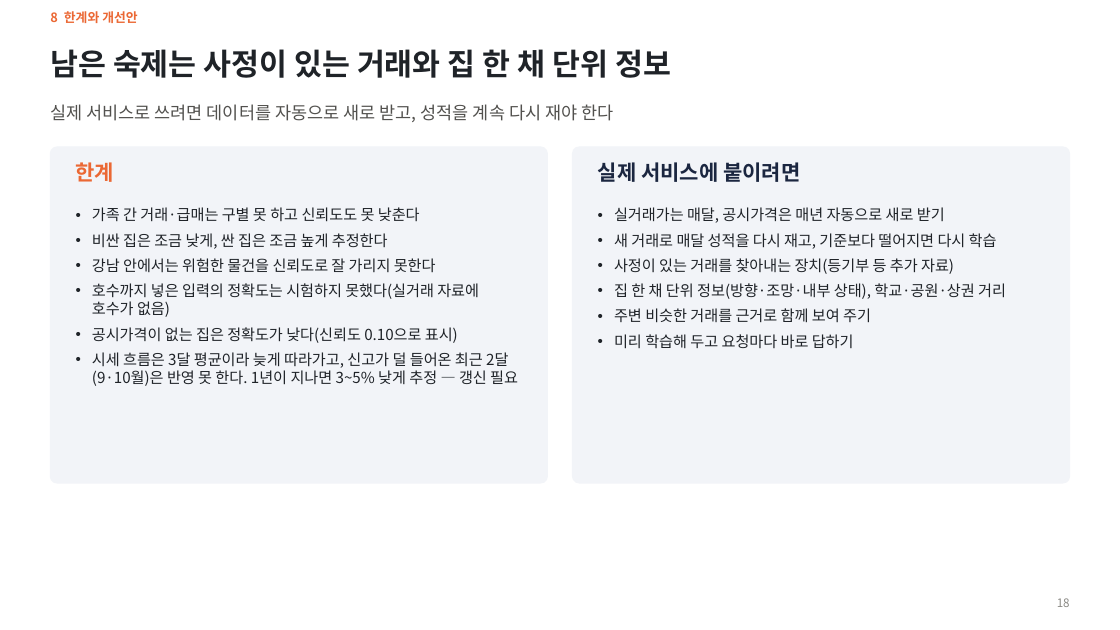
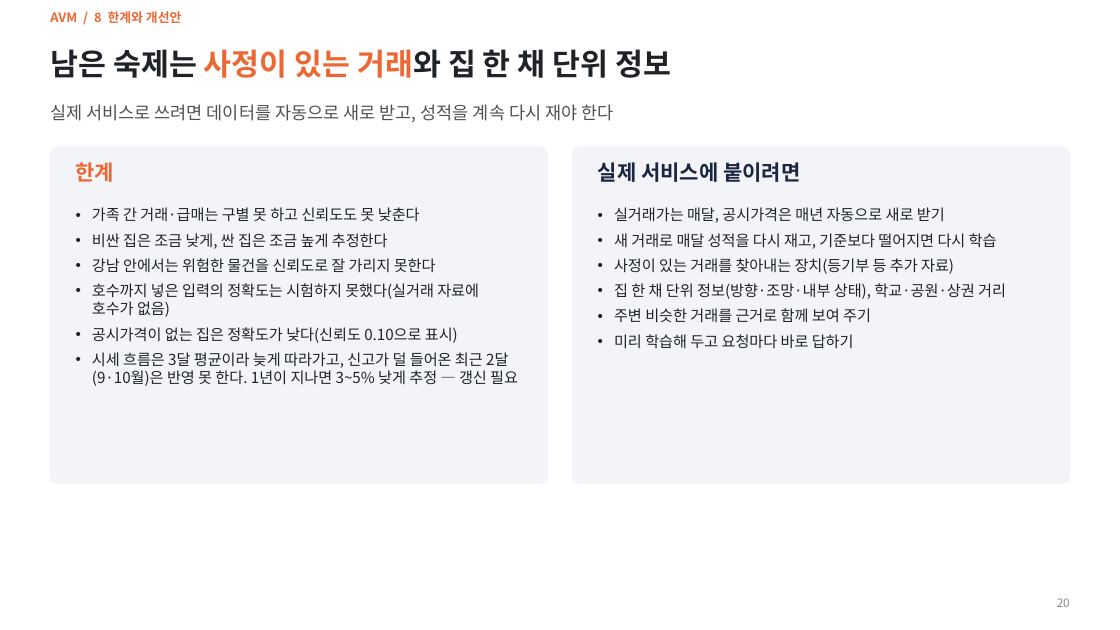
Before and after one commit to KimInSeok-DA/DA_Seoul_Villa_AVM, a slide deck: slide 20 of presentation/AVM_발표.pptx (slide 18 before the commit). Drawn at 1120x630 pixels with LibreOffice and Linux fonts; fonts in the diff are those of the drawing. Boxes give left, top, right and bottom in pixels: in the first picture for what was removed or moved away, otherwise in the second. Text is boxed around its words. In the diff, an @@ line names an element or a change of style, - is before the commit and + after.

```diff
--- a/presentation/AVM_발표.pptx
+++ b/presentation/AVM_발표.pptx
@@ title "남은 숙제는 사정이 있는 거래와 ..." at [50, 49, 671, 78]: text colour #1F2328 to #EB6834 in "사정이 있는 거래와" @@
@@ text at [50, 11, 182, 23]: text changed @@
-8 한계와 개선안
+AVM / 8 한계와 개선안
@@ page number at [1057, 598, 1070, 607]: text changed @@
-18
+20
```
Also in this commit, not shown: 24 other slides changed, 2 slides added, 9 other files.
